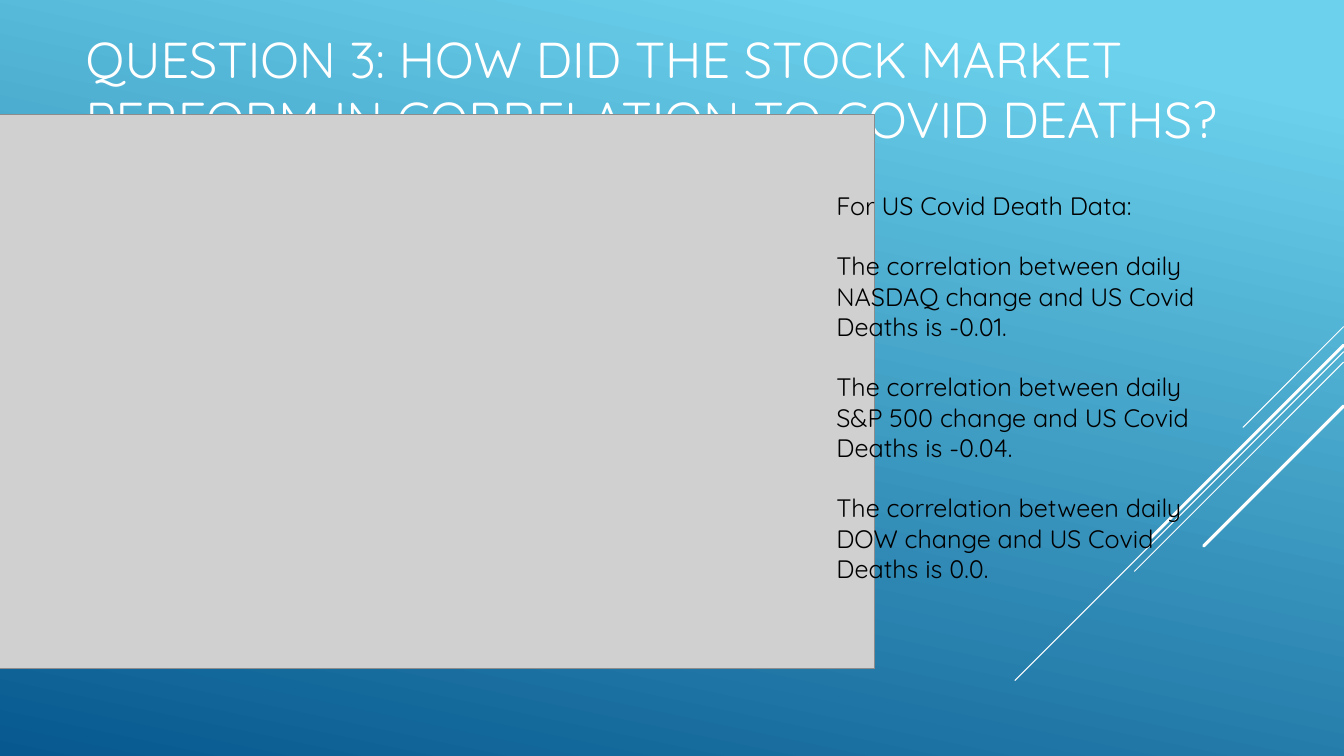
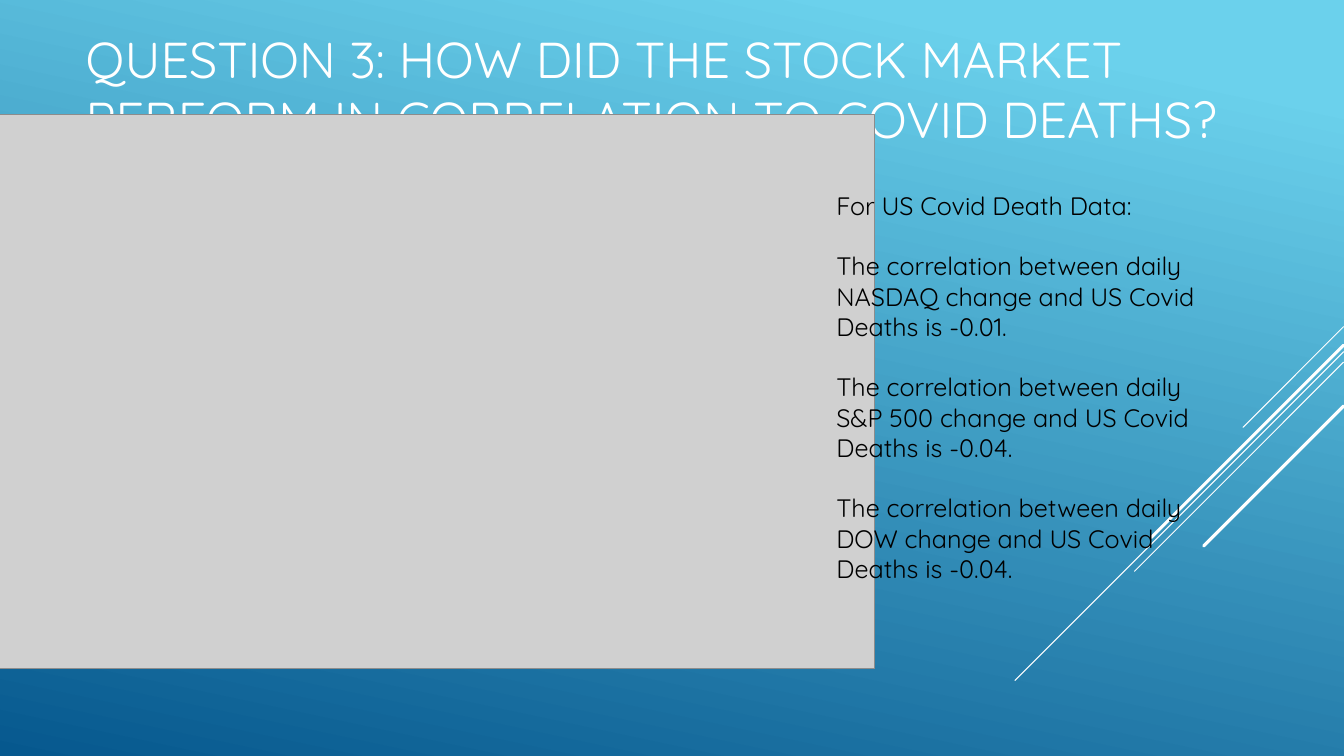
Before and after one commit to Bandelero/Covids-Effect-on-the-Stock-Market, a slide deck: slide 9 of Project1.pptx. Drawn at 1344x756 pixels with LibreOffice and Linux fonts; fonts in the diff are those of the drawing; grey boxes stand for pictures. Boxes give left, top, right and bottom in pixels: in the first picture for what was removed or moved away, otherwise in the second. Text is boxed around its words. In the diff, an @@ line names an element or a change of style, - is before the commit and + after.

Commit message:
updated one typo

```diff
--- a/Project1.pptx
+++ b/Project1.pptx
@@ text at (x1=836, y1=491, x2=1181, y2=584): text changed @@
-The correlation between daily DOW change and US Covid Deaths is 0.0.
+The correlation between daily DOW change and US Covid Deaths is -0.04.
```
Also in this commit, not shown: 1 slide removed.
